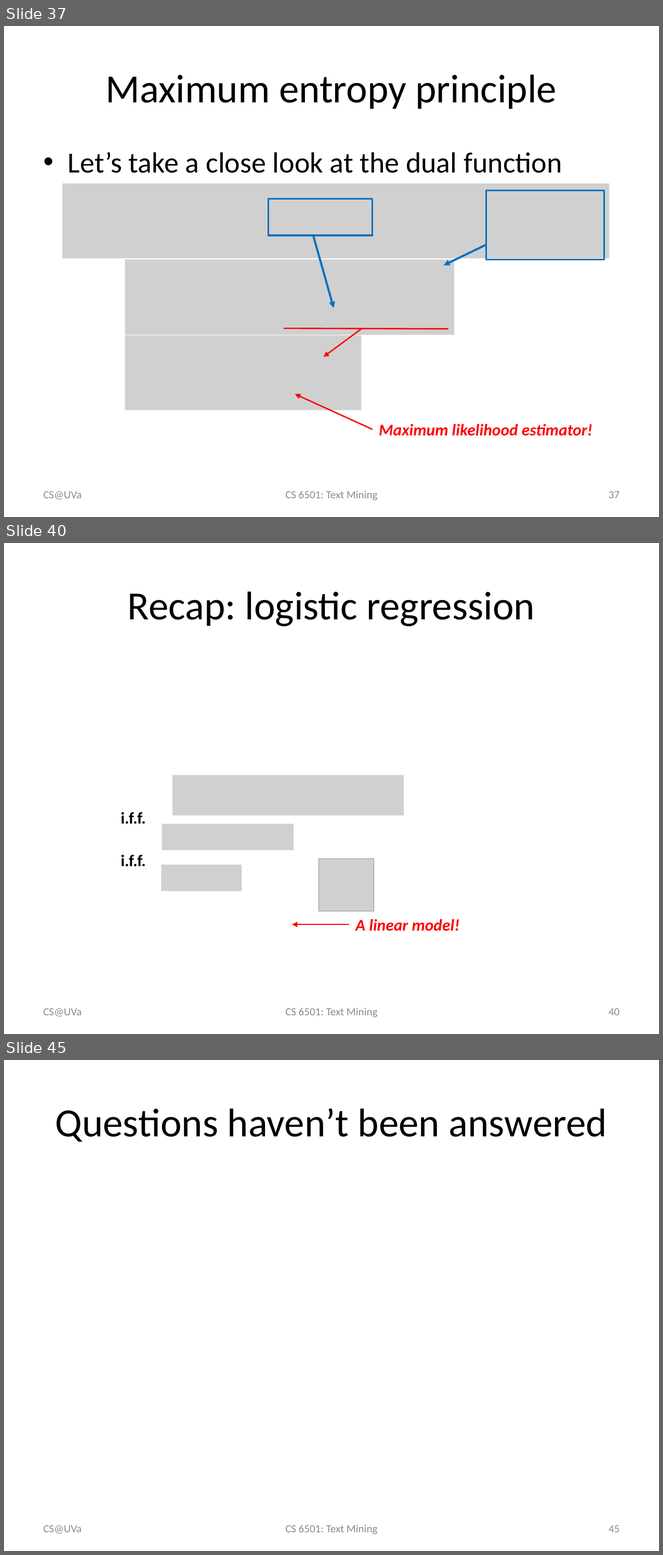
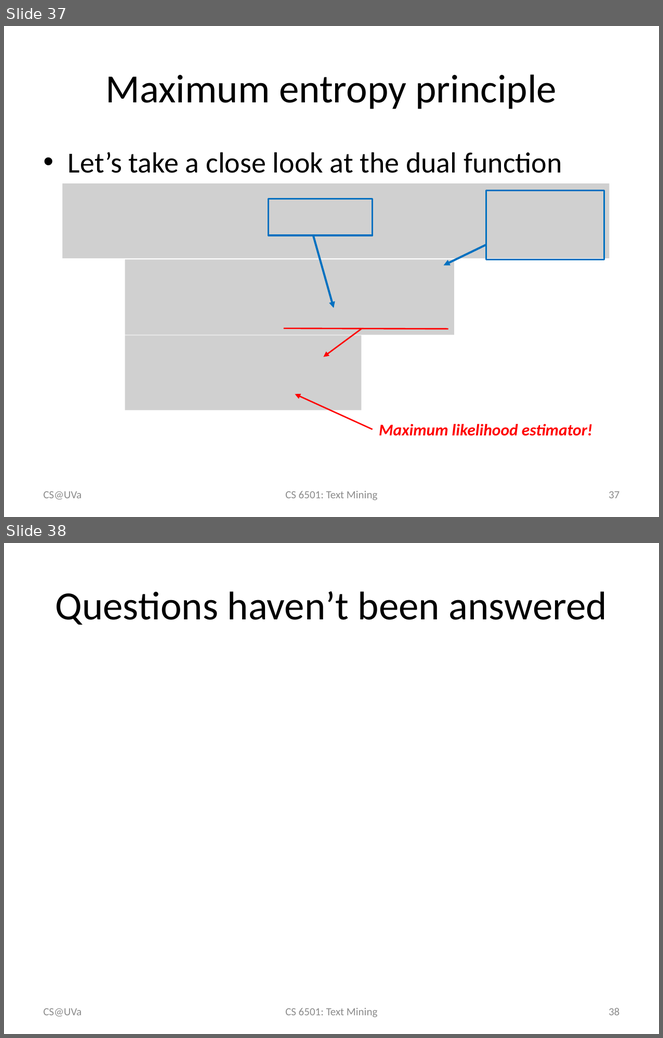
Before and after one commit to wang296/CS6501-Text-Mining, a slide deck: docs/Logistic Regression.pptx. Shown one above the other, each under a label of ours: slides 37, 40 and 45 before the commit, slides 37 and 38 after it; the slides between them are not shown. The pictures are 663x1555 and 663x1038 pixels, drawn with LibreOffice and Linux fonts; fonts in the diff are those of the drawing; grey boxes stand for pictures. Boxes give left, top, right and bottom in pixels: in the first picture for what was removed or moved away, otherwise in the second. Text is boxed around its words. In the diff, an @@ line names an element or a change of style, - is before the commit and + after.

Commit message:
logistic regression

```diff
--- a/docs/Logistic Regression.pptx
+++ b/docs/Logistic Regression.pptx
@@ slide 40 removed at (4,543,659,1034), background #FFFFFF @@
@@ title removed at (128,591,535,627) @@
-Recap: logistic regression
@@ picture removed at (172,775,404,816) @@
@@ text removed at (121,812,146,824) @@
-i.f.f.
@@ picture removed at (162,824,294,850) @@
@@ text removed at (121,855,146,867) @@
-i.f.f.
@@ picture removed at (161,865,242,891) @@
@@ picture removed at (319,859,374,911) @@
@@ arrow removed from (349, 925) to (292, 925) @@
@@ text removed at (356,919,460,931) @@
-A linear model!
@@ text removed at (44,1008,82,1017) @@
-CS@UVa
@@ text removed at (285,1008,377,1018) @@
-CS 6501: Text Mining
@@ page number removed at (609,1008,620,1016) @@
-40
@@ what was slide 45 is now slide 38 @@
@@ page number at (609,1008,620,1016): text changed @@
-45
+38
```
Also in this commit, not shown: 1 slide changed, 10 other slides removed, 7 other files.
